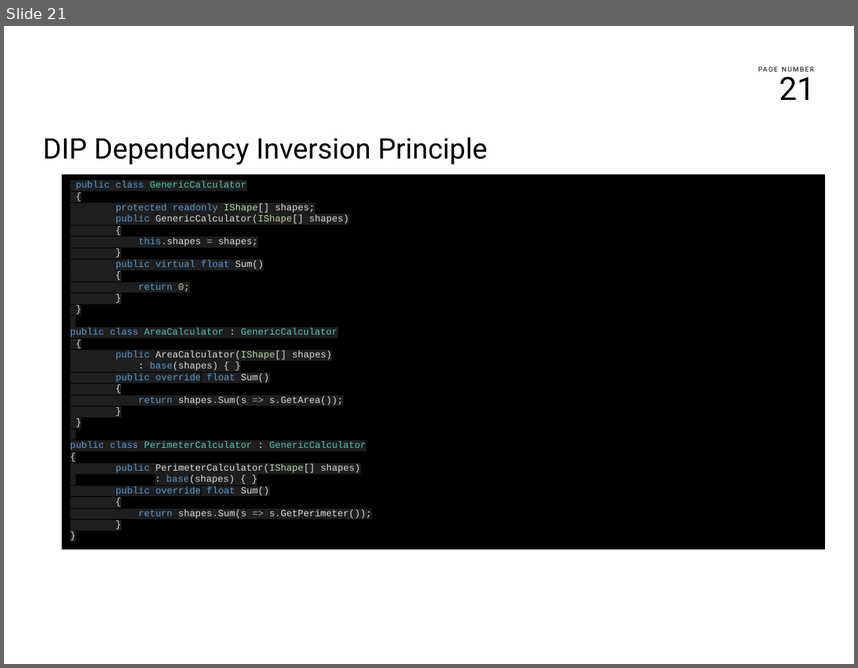
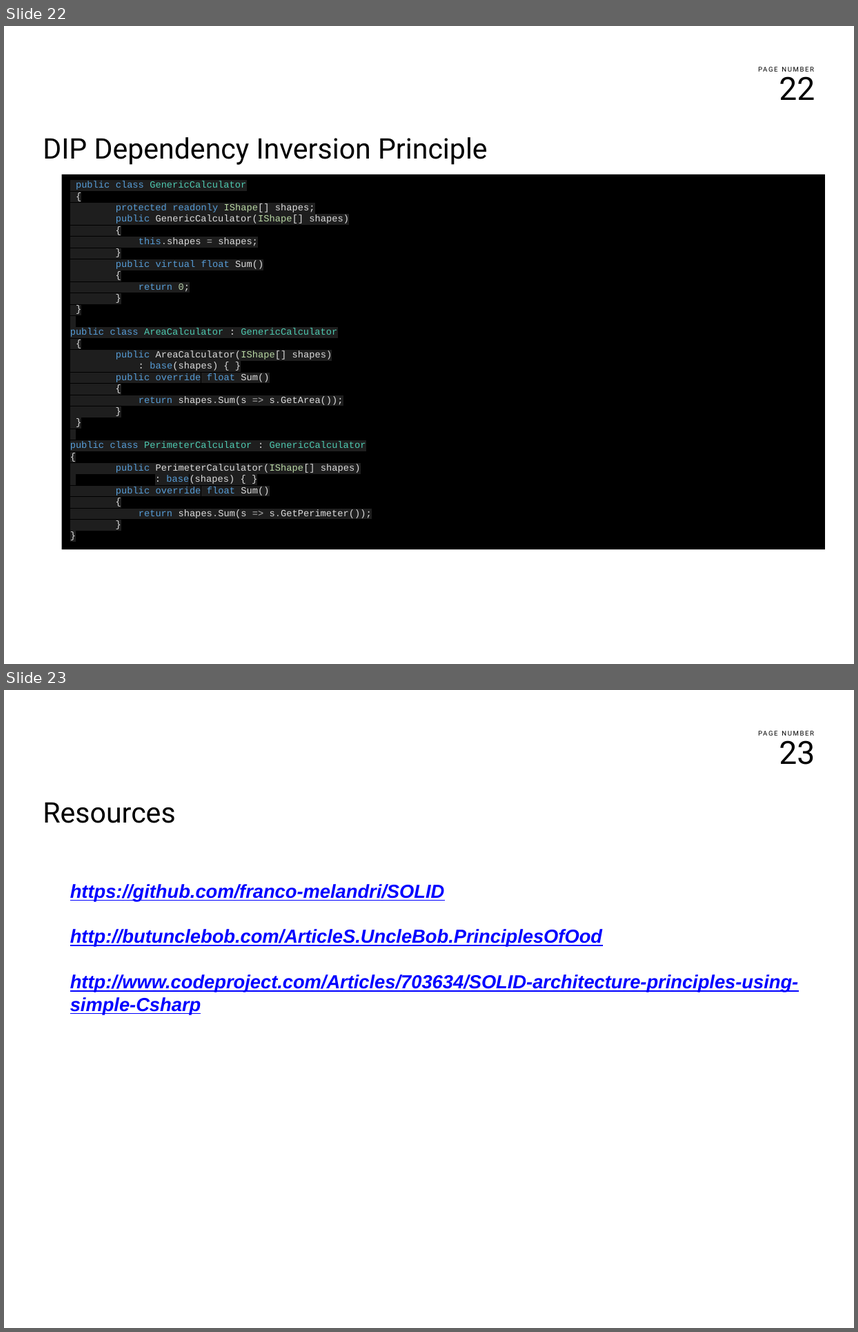
Before and after one commit to franco-melandri/SOLID, a slide deck: docs/solid.pptx. Shown one above the other, each under a label of ours: slide 21 before the commit, slides 22 and 23 after it. The pictures are 858x668 and 858x1332 pixels, drawn with LibreOffice and Linux fonts; fonts in the diff are those of the drawing; background and template pictures are left out. Boxes give left, top, right and bottom in pixels: in the first picture for what was removed or moved away, otherwise in the second. Text is boxed around its words. In the diff, an @@ line names an element or a change of style, - is before the commit and + after.

Commit message:
Added resources

```diff
--- a/docs/solid.pptx
+++ b/docs/solid.pptx
@@ slide 23 added at (4,690,854,1328), background #FFFFFF; not listed: 2 template elements that a slide beside it also shows @@
@@ text added at (43,802,175,823), 24 pt, text #000000 @@
+Resources
@@ text added at (70,884,799,1015), 16 pt, text #0000FF, bold, italic, underline @@
+https://github.com/franco-melandri/SOLID
+http://butunclebob.com/ArticleS.UncleBob.PrinciplesOfOod
+http://www.codeproject.com/Articles/703634/SOLID-architecture-principles-using-simple-Csharp
@@ what was slide 21 is now slide 22 @@
@@ page number at (779,71,815,100): text changed @@
-21
+22
```
Also in this commit, not shown: 1 other slide added.
